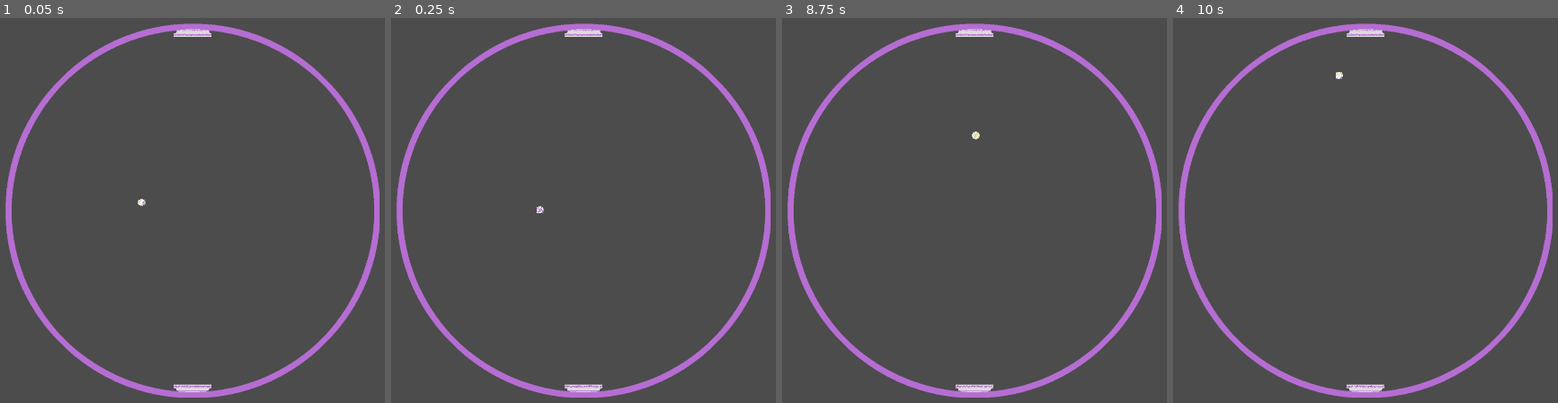
Above: before the commit, frames 1-4 (left to right).
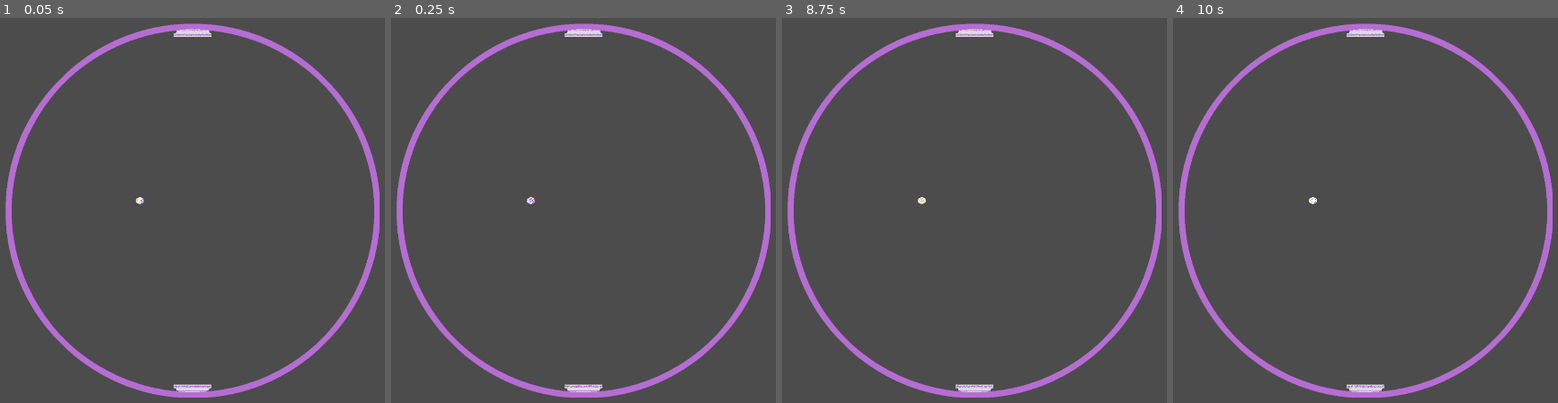
Above: after the commit, the same moments.

Repository: tannercantlay/Star-Pong
Game: Godot game, scene res://Scenes/OuterCollider.tscn
Two runs of this game, one before a commit and one after it. Both use one fixed random seed, a clock stepped at 60 frames per second and the inputs below.
Inputs:
- Up to frame 1 (0.05 s): no input
- Up to frame 2 (0.25 s): no input
- Up to frame 3 (8.75 s): tap Enter at 0.5, 3.5, 7.25 s; tap Space at 1.25, 5.75 s
- Up to frame 4 (10 s): tap Space at 8.75 s

The runs differ from the first frame. In frame 1, less than 0.1% of the frame differs, in the area x 35-38%, y 46-49%; in frame 2, less than 0.1%; in frame 3, less than 0.1%, in the area x 35-52%, y 29-49%; in frame 4, less than 0.1%.
Error after the commit: Parse Error: The method "set_pos" isn't declared in the current class. (res://ball.gd:37)

Commit message:
added repositioning of ball after scoring

Diff:
--- a/Pong/ball.gd
+++ b/Pong/ball.gd
@@ -24,10 +24,23 @@
 	var collision = move_and_collide(velocity * delta)
 	if collision:
 		velocity = velocity.bounce(collision.normal)
+
+		# if ball hit the outer ring
 		if collision.collider.has_method("hit"):
 			print("Entered Hit Method")
 			collision.collider.hit(lastHit)
 			velocity = Vector2(0,lastHit)
+
+			# repositions ball to center of game, offset up if purple scored or down if yellow scored
+			# ? will call logic from gameManager to update game score, reposition paddles after a score?
+			if lastHit == "yellow":
+				set_pos(0,1)
+			elif lastHit == "purple":
+				set_pos(0,-1)
+
+		# if ball hits a paddle
+		if collision.collider.has_method("getTeam"):
+			lastHit = collision.collider.getTeam()
 
 
 	#returnValue = move_and_collide(velocity)
